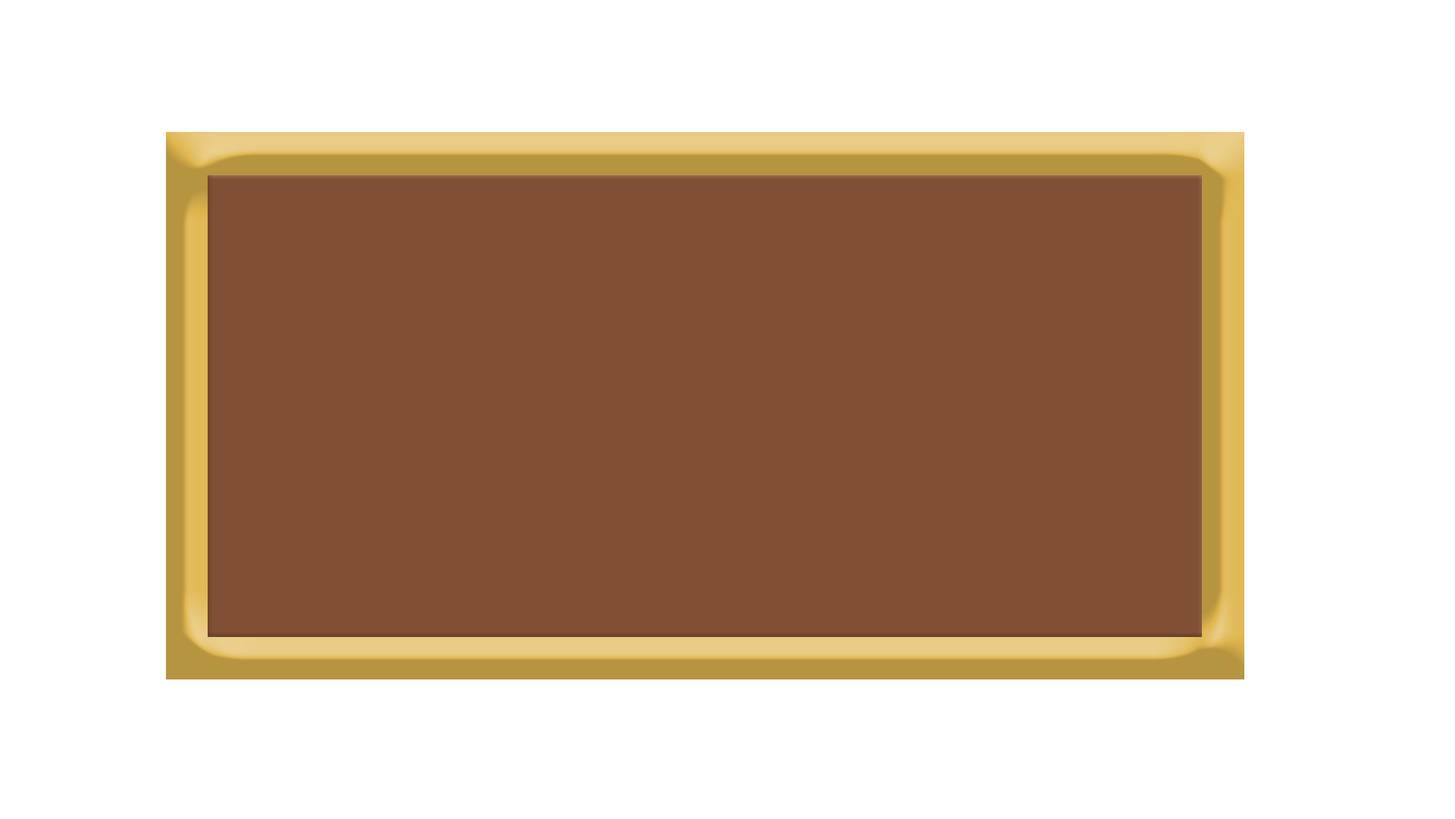
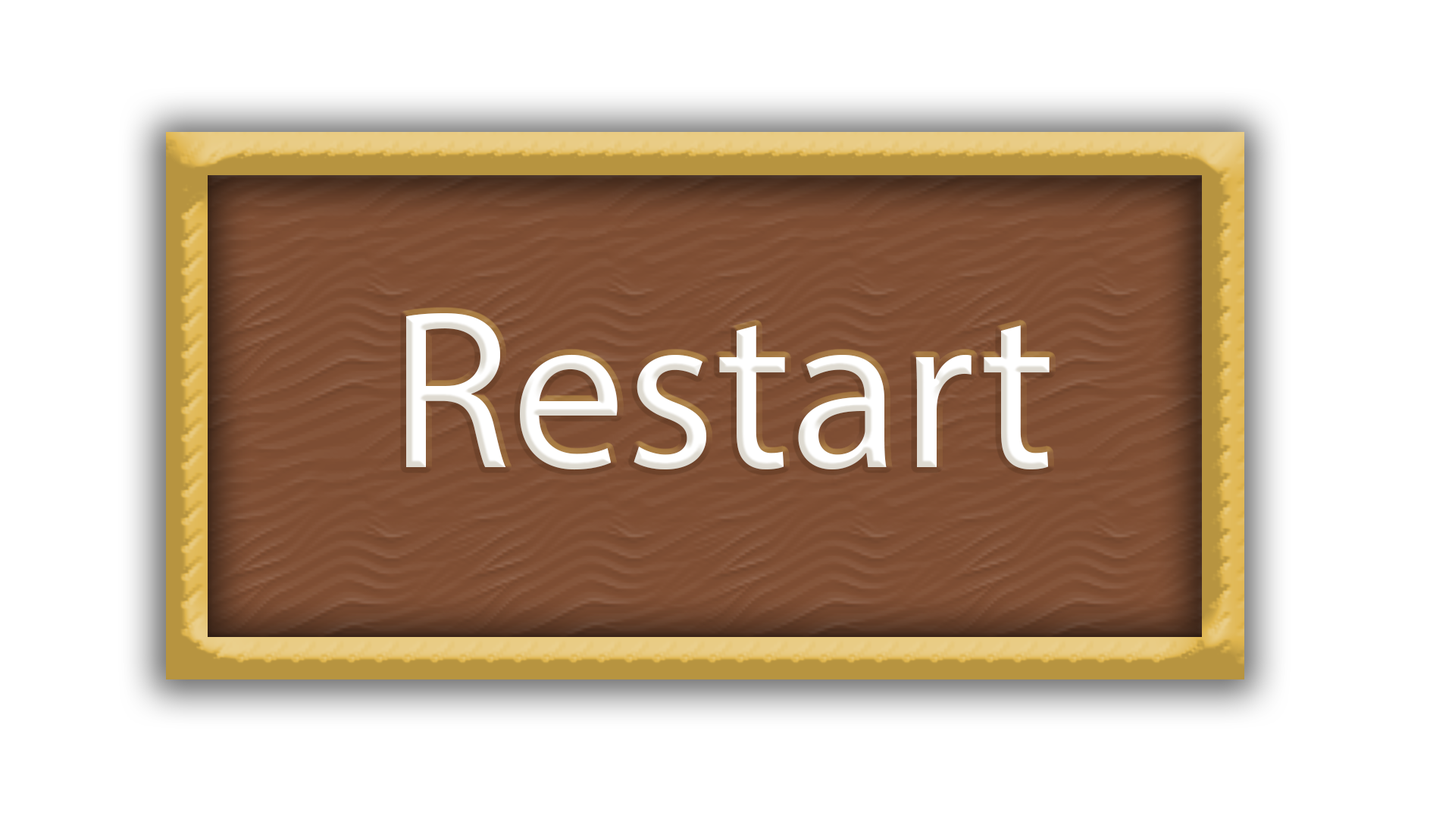
The second (1455, 819) image is a revision of the first. Changes to its layers:
added layer "Restart" above "Rectangle 1 copy" over (x1=406, y1=313, x2=1050, y2=470)
